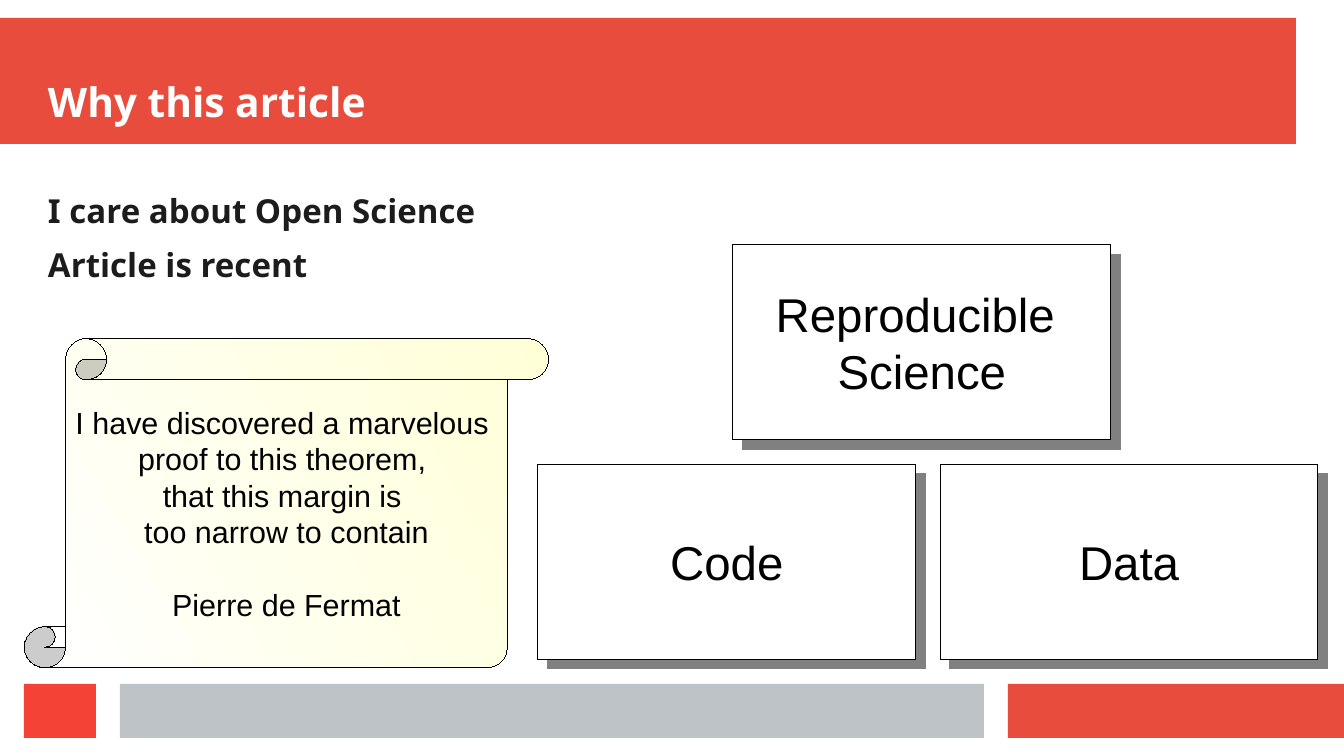
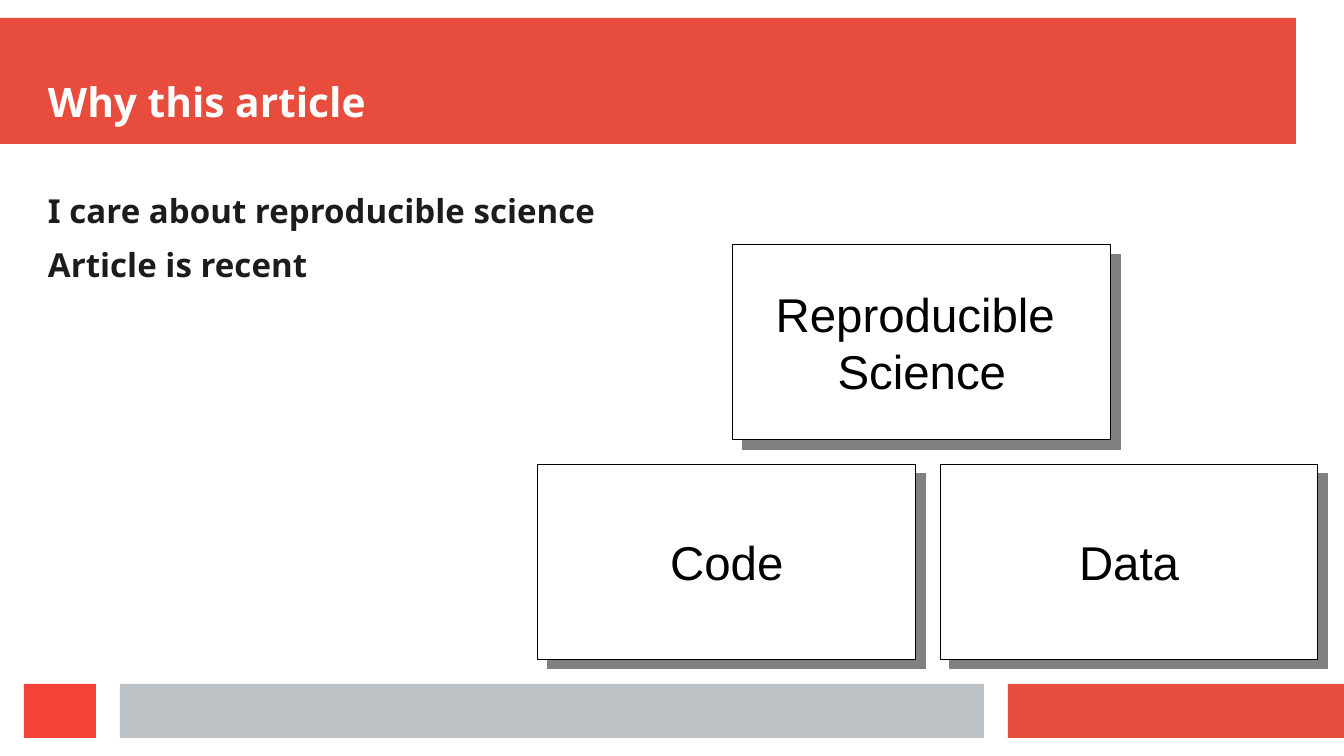
Before and after one commit to richelbilderbeek/journal_club_20220602, a slide deck: slide 4 of journal_club_20220602.odp (slide 2 before the commit). Drawn at 1344x756 pixels with LibreOffice and Linux fonts; fonts in the diff are those of the drawing. Boxes give left, top, right and bottom in pixels: in the first picture for what was removed or moved away, otherwise in the second. Text is boxed around its words. In the diff, an @@ line names an element or a change of style, - is before the commit and + after.

```diff
--- a/journal_club_20220602.odp
+++ b/journal_club_20220602.odp
@@ text at <box>48,198,595,231</box>: text changed @@
-I care about Open Science
+I care about reproducible science
@@ vertical scroll removed at <box>24,339,549,668</box> @@
-I have discovered a marvelous
-proof to this theorem,
-that this margin is
-too narrow to contain
-Pierre de Fermat
```
Also in this commit, not shown: 3 slides added, 1 other file.
